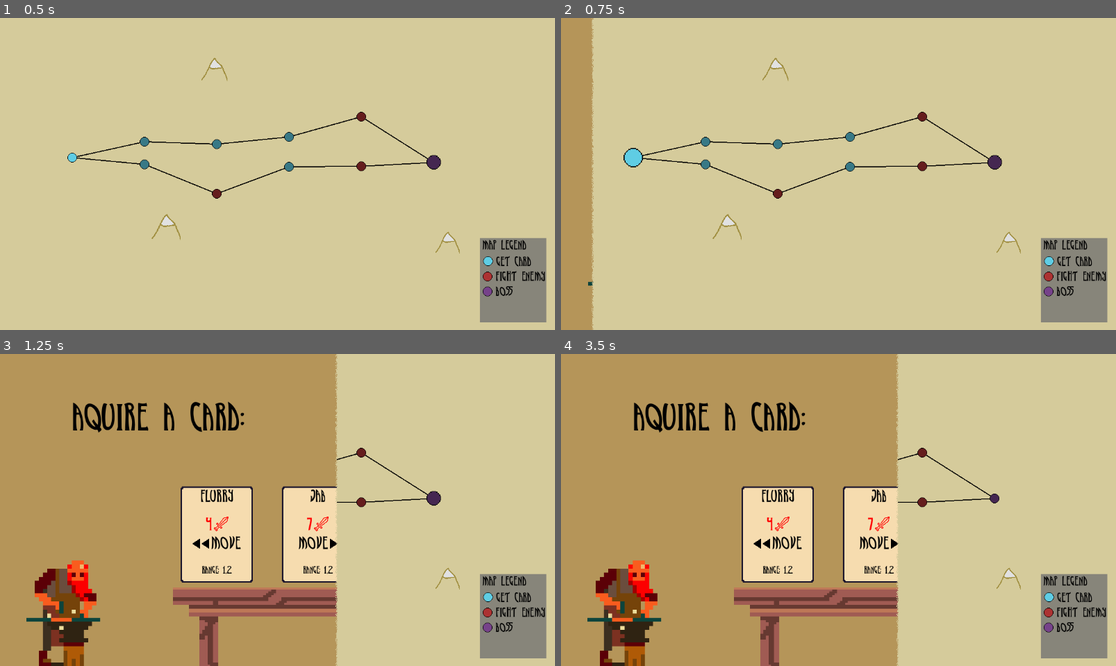
Above: before the commit, frames 1-4 (two rows, left to right).
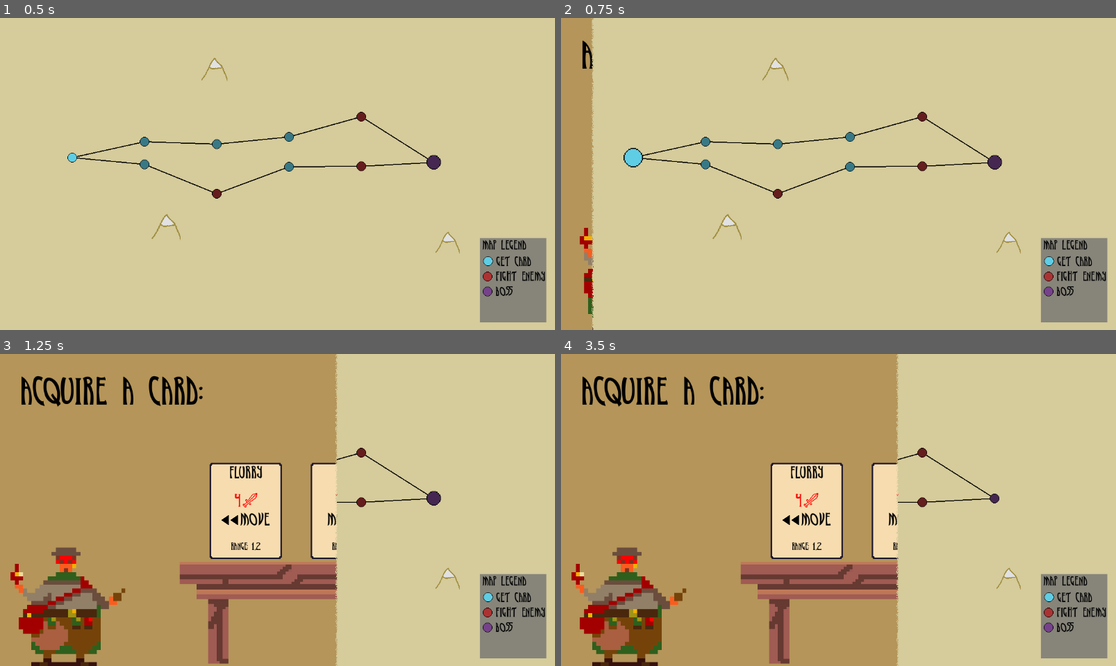
Above: after the commit, the same moments.

Repository: maxnovak/card-battle-time
Game: Godot game, scene res://Game.tscn
Same seed, same stepped clock (60 frames per second), same inputs: the game is played once before the commit and once after it.
Inputs (mouse positions are in pixels of both pictures, inside the frame that each line leads up to):
- Up to frame 1 (0.5 s): no input
- Up to frame 2 (0.75 s): tap Enter at 0.5 s; move the mouse to (633, 158) at 0.52 s; click (633, 158) at 0.67 s
- Up to frame 3 (1.25 s): no input
- Up to frame 4 (3.5 s): move the mouse to (777, 534) at 1.27 s; click (777, 534) at 1.42 s; tap Space at 2 s; move the mouse to (993, 497) at 2.02 s; click (993, 497) at 2.17 s; tap Enter at 2.75 s; move the mouse to (705, 500) at 2.77 s; click (705, 500) at 2.92 s

Frame 1 is identical in both runs. In frame 2, 0.4% of the frame differs, in the area x 3-6%, y 7-100%; in frame 3, 18%, in the area x 1-61%, y 6-100%; in frame 4, 18%.

Commit message:
Add new scene for upgrading cards

Diff:
--- a/Card/Card.tscn
+++ b/Card/Card.tscn
@@ -33,6 +33,8 @@
 anchor_bottom = 0.309
 offset_right = -131.072
 offset_bottom = -200.232
+grow_horizontal = 2
+grow_vertical = 2
 mouse_default_cursor_shape = 2
 theme_override_styles/panel = SubResource("StyleBoxEmpty_jk5xo")
 script = ExtResource("1_l743w")
--- a/Card/card.gd
+++ b/Card/card.gd
@@ -87,7 +87,7 @@
 func _on_mouse_entered():
 	var tween = create_tween()
 	tween.tween_property(self, "scale", Vector2(1.1,1.1), 0.1)
-	tween.parallel().tween_property(self, "position", Vector2(position.x, -30), 0.1)
+	tween.parallel().tween_property(self, "position", Vector2(position.x, position.y-30), 0.1)
 	if card.actions.effect == Global.EffectTypes.DAMAGE || card.actions.effect == Global.EffectTypes.DAMAGE_OVER_TIME:
 		show_range.emit(card.actions.effectRange)
 
@@ -95,4 +95,4 @@
 func _on_mouse_exited():
 	var tween = create_tween()
 	tween.tween_property(self, "scale", Vector2(1,1), 0.1)
-	tween.parallel().tween_property(self, "position", Vector2(position.x, 0), 0.1)
+	tween.parallel().tween_property(self, "position", Vector2(position.x, position.y+30), 0.1)
--- a/Events/AquireCard/AquireCard.tscn
+++ b/Events/AquireCard/AquireCard.tscn
@@ -4,29 +4,29 @@
 [ext_resource type="Resource" uid="uid://dcjiby66idbwn" path="res://Card/CardTypes/flurry.tres" id="2_28bhx"]
 [ext_resource type="Resource" uid="uid://0g6txsq4syq5" path="res://Card/CardTypes/jab.tres" id="3_iuwrs"]
 [ext_resource type="Resource" uid="uid://bq287bjuy2836" path="res://Card/CardTypes/stab.tres" id="4_1sbnd"]
-[ext_resource type="Texture2D" uid="uid://7uqqso2qaj5v" path="res://assets/npcs/blacksmith.png" id="5_hrggd"]
+[ext_resource type="Texture2D" uid="uid://bdwndi4fhfouy" path="res://assets/npcs/merchant.png" id="5_golpo"]
 [ext_resource type="Texture2D" uid="uid://bayj4xbldd2vq" path="res://assets/background/table.png" id="6_t4605"]
 [ext_resource type="FontFile" uid="uid://c2c3q6dxgre1w" path="res://assets/fonts/Refax1.3.ttf" id="7_ebphr"]
 
-[sub_resource type="AtlasTexture" id="AtlasTexture_fmll6"]
-atlas = ExtResource("5_hrggd")
-region = Rect2(0, 0, 34, 34)
+[sub_resource type="AtlasTexture" id="AtlasTexture_siv83"]
+atlas = ExtResource("5_golpo")
+region = Rect2(0, 0, 32, 32)
 
-[sub_resource type="AtlasTexture" id="AtlasTexture_k86e0"]
-atlas = ExtResource("5_hrggd")
-region = Rect2(34, 0, 34, 34)
+[sub_resource type="AtlasTexture" id="AtlasTexture_yqcec"]
+atlas = ExtResource("5_golpo")
+region = Rect2(32, 0, 32, 32)
 
-[sub_resource type="AtlasTexture" id="AtlasTexture_7hrot"]
-atlas = ExtResource("5_hrggd")
-region = Rect2(68, 0, 34, 34)
+[sub_resource type="AtlasTexture" id="AtlasTexture_otwta"]
+atlas = ExtResource("5_golpo")
+region = Rect2(64, 0, 32, 32)
 
-[sub_resource type="AtlasTexture" id="AtlasTexture_gxkno"]
-atlas = ExtResource("5_hrggd")
-region = Rect2(102, 0, 34, 34)
+[sub_resource type="AtlasTexture" id="AtlasTexture_gdhdm"]
+atlas = ExtResource("5_golpo")
+region = Rect2(96, 0, 32, 32)
 
-[sub_resource type="AtlasTexture" id="AtlasTexture_fp3xm"]
-atlas = ExtResource("5_hrggd")
-region = Rect2(136, 0, 34, 34)
+[sub_resource type="AtlasTexture" id="AtlasTexture_udte8"]
+atlas = ExtResource("5_golpo")
+region = Rect2(128, 0, 32, 32)
 
 [sub_resource type="SpriteFrames" id="SpriteFrames_yp6e4"]
 animations = [{
@@ -37,19 +37,19 @@
 }, {
 "frames": [{
 "duration": 1.0,
-"texture": SubResource("AtlasTexture_fmll6")
+"texture": SubResource("AtlasTexture_siv83")
 }, {
 "duration": 1.0,
-"texture": SubResource("AtlasTexture_k86e0")
+"texture": SubResource("AtlasTexture_yqcec")
 }, {
 "duration": 1.0,
-"texture": SubResource("AtlasTexture_7hrot")
+"texture": SubResource("AtlasTexture_otwta")
 }, {
 "duration": 1.0,
-"texture": SubResource("AtlasTexture_gxkno")
+"texture": SubResource("AtlasTexture_gdhdm")
 }, {
 "duration": 1.0,
-"texture": SubResource("AtlasTexture_fp3xm")
+"texture": SubResource("AtlasTexture_udte8")
 }],
 "loop": true,
 "name": &"idle",
@@ -81,48 +81,48 @@
 [node name="GridContainer" type="GridContainer" parent="."]
 layout_mode = 1
 anchors_preset = -1
-anchor_left = 0.325
-anchor_top = 0.424
-anchor_right = 0.886
-anchor_bottom = 0.733
-offset_left = 0.199982
-offset_top = 0.247986
-offset_right = -0.264038
-offset_bottom = 0.0159607
+anchor_left = 0.378
+anchor_top = 0.5
+anchor_right = 0.929
+anchor_bottom = 0.505
+offset_left = -0.456024
+offset_right = -0.208008
+offset_bottom = -0.23999
 grow_horizontal = 2
 grow_vertical = 2
 theme_override_constants/h_separation = 60
 columns = 3
 
 [node name="AnimatedSprite2D" type="AnimatedSprite2D" parent="."]
-position = Vector2(-4, 378)
+position = Vector2(-3, 385)
 scale = Vector2(8.5, 8.5)
 sprite_frames = SubResource("SpriteFrames_yp6e4")
 animation = &"idle"
 autoplay = "idle"
+frame = 1
+frame_progress = 0.893327
+speed_scale = 0.75
 centered = false
 
 [node name="Table" type="TextureRect" parent="."]
-layout_mode = 1
-anchors_preset = -1
-anchor_left = 0.278
-anchor_top = 0.711
-anchor_right = 0.912
+layout_mode = 2
+anchor_left = 0.287
+anchor_top = 0.619
+anchor_right = 0.975
 anchor_bottom = 1.0
-offset_left = 0.743958
-offset_top = 0.271973
-offset_right = -583.624
-offset_bottom = -140.0
-scale = Vector2(5, 4)
+offset_left = 0.376007
+offset_top = -0.112
+offset_right = -0.200073
+offset_bottom = -5.0
 texture = ExtResource("6_t4605")
 
 [node name="Label" type="Label" parent="."]
-layout_mode = 0
-offset_left = 150.0
-offset_top = 99.0
-offset_right = 891.0
-offset_bottom = 270.0
+layout_mode = 2
+offset_left = 43.0
+offset_top = 45.0
+offset_right = 1195.0
+offset_bottom = 120.0
 theme_override_colors/font_color = Color(0, 0, 0, 1)
 theme_override_fonts/font = ExtResource("7_ebphr")
 theme_override_font_sizes/font_size = 75
-text = "Aquire a card:"
+text = "Acquire a card:"
--- /dev/null
+++ b/Events/UpgradeCard/UpgradeCard.gd
@@ -0,0 +1,18 @@
+extends Control
+
+const cardScene = preload("res://Card/Card.tscn")
+
+signal event_end
+
+@export var cards:Array[Card]
+
+func _ready():
+	## This is here just for debugging and should die someday probs?
+	if Global.playerDeck.size() != 0:
+		print(Global.playerDeck.size())
+		cards = Global.playerDeck
+
+	for card in cards:
+		var instance = cardScene.instantiate()
+		instance.card = card
+		$ScrollContainer/MarginContainer/GridContainer.add_child(instance)
--- /dev/null
+++ b/Events/UpgradeCard/UpgradeCard.tscn
@@ -0,0 +1,230 @@
+[gd_scene load_steps=27 format=3 uid="uid://bul5r76cp6i2m"]
+
+[ext_resource type="Texture2D" uid="uid://7uqqso2qaj5v" path="res://assets/npcs/blacksmith.png" id="1_p842c"]
+[ext_resource type="Script" path="res://Events/UpgradeCard/UpgradeCard.gd" id="1_pp82e"]
+[ext_resource type="Script" path="res://Card/card_class.gd" id="2_0sitd"]
+[ext_resource type="Texture2D" uid="uid://fo77ix1kug8e" path="res://assets/background/ore.png" id="2_mkbgo"]
+[ext_resource type="Script" path="res://Card/card_actions.gd" id="2_t81i2"]
+[ext_resource type="FontFile" uid="uid://c2c3q6dxgre1w" path="res://assets/fonts/Refax1.3.ttf" id="3_1nrr1"]
+
+[sub_resource type="Resource" id="Resource_w05yj"]
+script = ExtResource("2_t81i2")
+effect = 0
+effectAmount = 0
+effectRange = Array[int]([])
+movement = 0
+movementAmount = 0
+validLocations = Array[int]([])
+
+[sub_resource type="Resource" id="Resource_rnmp8"]
+script = ExtResource("2_0sitd")
+cardName = ""
+actions = SubResource("Resource_w05yj")
+flippedName = ""
+
+[sub_resource type="Resource" id="Resource_05r3r"]
+script = ExtResource("2_t81i2")
+effect = 0
+effectAmount = 0
+effectRange = Array[int]([])
+movement = 0
+movementAmount = 0
+validLocations = Array[int]([])
+
+[sub_resource type="Resource" id="Resource_87jrt"]
+script = ExtResource("2_0sitd")
+cardName = ""
+actions = SubResource("Resource_05r3r")
+flippedName = ""
+
+[sub_resource type="Resource" id="Resource_b05do"]
+script = ExtResource("2_t81i2")
+effect = 0
+effectAmount = 0
+effectRange = Array[int]([])
+movement = 0
+movementAmount = 0
+validLocations = Array[int]([])
+
+[sub_resource type="Resource" id="Resource_4sd7o"]
+script = ExtResource("2_0sitd")
+cardName = ""
+actions = SubResource("Resource_b05do")
+flippedName = ""
+
+[sub_resource type="Resource" id="Resource_7u1pv"]
+script = ExtResource("2_t81i2")
+effect = 0
+effectAmount = 0
+effectRange = Array[int]([])
+movement = 0
+movementAmount = 0
+validLocations = Array[int]([])
+
+[sub_resource type="Resource" id="Resource_cwwe1"]
+script = ExtResource("2_0sitd")
+cardName = ""
+actions = SubResource("Resource_7u1pv")
+flippedName = ""
+
+[sub_resource type="Resource" id="Resource_08br6"]
+script = ExtResource("2_t81i2")
+effect = 0
+effectAmount = 0
+effectRange = Array[int]([])
+movement = 0
+movementAmount = 0
+validLocations = Array[int]([])
+
+[sub_resource type="Resource" id="Resource_2voaj"]
+script = ExtResource("2_0sitd")
+cardName = ""
+actions = SubResource("Resource_08br6")
+flippedName = ""
+
+[sub_resource type="AtlasTexture" id="AtlasTexture_fmll6"]
+atlas = ExtResource("1_p842c")
+region = Rect2(0, 0, 34, 34)
+
+[sub_resource type="AtlasTexture" id="AtlasTexture_k86e0"]
+atlas = ExtResource("1_p842c")
+region = Rect2(34, 0, 34, 34)
+
+[sub_resource type="AtlasTexture" id="AtlasTexture_7hrot"]
+atlas = ExtResource("1_p842c")
+region = Rect2(68, 0, 34, 34)
+
+[sub_resource type="AtlasTexture" id="AtlasTexture_gxkno"]
+atlas = ExtResource("1_p842c")
+region = Rect2(102, 0, 34, 34)
+
+[sub_resource type="AtlasTexture" id="AtlasTexture_fp3xm"]
+atlas = ExtResource("1_p842c")
+region = Rect2(136, 0, 34, 34)
+
+[sub_resource type="SpriteFrames" id="SpriteFrames_qevby"]
+animations = [{
+"frames": [],
+"loop": true,
+"name": &"default",
+"speed": 5.0
+}, {
+"frames": [{
+"duration": 1.0,
+"texture": SubResource("AtlasTexture_fmll6")
+}, {
+"duration": 1.0,
+"texture": SubResource("AtlasTexture_k86e0")
+}, {
+"duration": 1.0,
+"texture": SubResource("AtlasTexture_7hrot")
+}, {
+"duration": 1.0,
+"texture": SubResource("AtlasTexture_gxkno")
+}, {
+"duration": 1.0,
+"texture": SubResource("AtlasTexture_fp3xm")
+}],
+"loop": true,
+"name": &"idle",
+"speed": 5.0
+}]
+
+[sub_resource type="AtlasTexture" id="AtlasTexture_mwifs"]
+atlas = ExtResource("2_mkbgo")
+region = Rect2(64, 0, 64, 96)
+
+[sub_resource type="AtlasTexture" id="AtlasTexture_752wv"]
+atlas = ExtResource("2_mkbgo")
+region = Rect2(128, 0, 64, 96)
+
+[sub_resource type="AtlasTexture" id="AtlasTexture_mdg6a"]
+atlas = ExtResource("2_mkbgo")
+region = Rect2(192, 0, 64, 96)
+
+[sub_resource type="SpriteFrames" id="SpriteFrames_tjrug"]
+animations = [{
+"frames": [],
+"loop": true,
+"name": &"default",
+"speed": 5.0
+}, {
+"frames": [{
+"duration": 1.0,
+"texture": SubResource("AtlasTexture_mwifs")
+}, {
+"duration": 1.0,
+"texture": SubResource("AtlasTexture_752wv")
+}, {
+"duration": 1.0,
+"texture": SubResource("AtlasTexture_mdg6a")
+}],
+"loop": true,
+"name": &"idle",
+"speed": 5.0
+}]
+
+[node name="UpgradeCard" type="Control"]
+layout_mode = 3
+anchors_preset = 15
+anchor_right = 1.0
+anchor_bottom = 1.0
+grow_horizontal = 2
+grow_vertical = 2
+script = ExtResource("1_pp82e")
+cards = Array[ExtResource("2_0sitd")]([SubResource("Resource_rnmp8"), SubResource("Resource_87jrt"), SubResource("Resource_4sd7o"), SubResource("Resource_cwwe1"), SubResource("Resource_2voaj")])
+
+[node name="Background" type="ColorRect" parent="."]
+layout_mode = 1
+anchors_preset = 15
+anchor_right = 1.0
+anchor_bottom = 1.0
+grow_horizontal = 2
+grow_vertical = 2
+size_flags_horizontal = 3
+size_flags_vertical = 3
+mouse_filter = 1
+color = Color(0.709804, 0.584314, 0.34902, 1)
+
+[node name="AnimatedSprite2D" type="AnimatedSprite2D" parent="."]
+position = Vector2(-4, 376)
+scale = Vector2(8.5, 8.5)
+sprite_frames = SubResource("SpriteFrames_qevby")
+animation = &"idle"
+autoplay = "idle"
+speed_scale = 0.75
+centered = false
+
+[node name="AnimatedSprite2D2" type="AnimatedSprite2D" parent="."]
+position = Vector2(992, 408)
+scale = Vector2(5, 5)
+sprite_frames = SubResource("SpriteFrames_tjrug")
+animation = &"idle"
+autoplay = "idle"
+speed_scale = 0.5
+
+[node name="Label" type="Label" parent="."]
+offset_left = 58.0
+offset_top = 48.0
+offset_right = 799.0
+offset_bottom = 219.0
+theme_override_colors/font_color = Color(0, 0, 0, 1)
+theme_override_fonts/font = ExtResource("3_1nrr1")
+theme_override_font_sizes/font_size = 75
+text = "Choose a card to add 1
+power to:"
+
+[node name="ScrollContainer" type="ScrollContainer" parent="."]
+layout_mode = 2
+offset_left = 241.0
+offset_top = 210.0
+offset_right = 804.0
+offset_bottom = 644.0
+
+[node name="MarginContainer" type="MarginContainer" parent="ScrollContainer"]
+layout_mode = 2
+theme_override_constants/margin_top = 30
+
+[node name="GridContainer" type="GridContainer" parent="ScrollContainer/MarginContainer"]
+layout_mode = 2
+columns = 3
--- a/Map/Location/location_class.gd
+++ b/Map/Location/location_class.gd
@@ -8,6 +8,8 @@
 	VISITED_BOSS,
 	VISITED_BATTLE,
 	VISITED_CARD,
+	UPGRADE_POWER,
+	VISITED_UPGRADE_POWER,
 }
 
 const TypeTextureMap = {
@@ -18,16 +20,20 @@
 	Types.VISITED_BATTLE : "res://assets/map/visted.png",
 	Types.VISITED_BOSS : "res://assets/map/visted.png",
 	Types.VISITED_CARD : "res://assets/map/visted.png",
+	Types.UPGRADE_POWER : "res://assets/map/unvisted-card.png",
+	Types.VISITED_UPGRADE_POWER : "res://assets/map/visted.png",
 }
 
 const VisitedLocationMap = {
 	Types.BATTLE : Types.VISITED_BATTLE,
 	Types.BOSS : Types.VISITED_BOSS,
 	Types.CARD : Types.VISITED_CARD,
+	Types.UPGRADE_POWER : Types.VISITED_UPGRADE_POWER,
 }
 
 const TooltipMap = {
 	Types.BATTLE : "Fight some enemies",
 	Types.BOSS : "Final Fight",
 	Types.CARD : "Pick up a new card",
+	Types.UPGRADE_POWER : "Upgrade a cards power"
 }
--- a/game.gd
+++ b/game.gd
@@ -2,6 +2,7 @@
 
 const combatScene = preload("res://Events/Combat/Combat.tscn")
 const aquireCardScene = preload("res://Events/AquireCard/AquireCard.tscn")
+const upgradeCardScene = preload("res://Events/UpgradeCard/UpgradeCard.tscn")
 
 @onready
 var mapHolder = $Scenes/Map
@@ -28,6 +29,10 @@
 		var aquireCard = aquireCardScene.instantiate()
 		aquireCard.event_end.connect(_event_ended.bind(aquireCard))
 		$Scenes.add_child(aquireCard)
+	if type == LocationClass.Types.UPGRADE_POWER:
+		var upgradeCard = upgradeCardScene.instantiate()
+		#upgradeCard.event_end.connect(_event_ended.bind(upgradeCard))
+		$Scenes.add_child(upgradeCard)
 	$AnimationPlayer.play("side-wipe")
 	await $AnimationPlayer.animation_finished
 	Input.set_default_cursor_shape(Input.CURSOR_ARROW)
Binary file added: assets/background/ore.png
Not shown, added: assets/background/ore.png.import
Binary file added: assets/npcs/merchant.png
Not shown, added: assets/npcs/merchant.png.import
